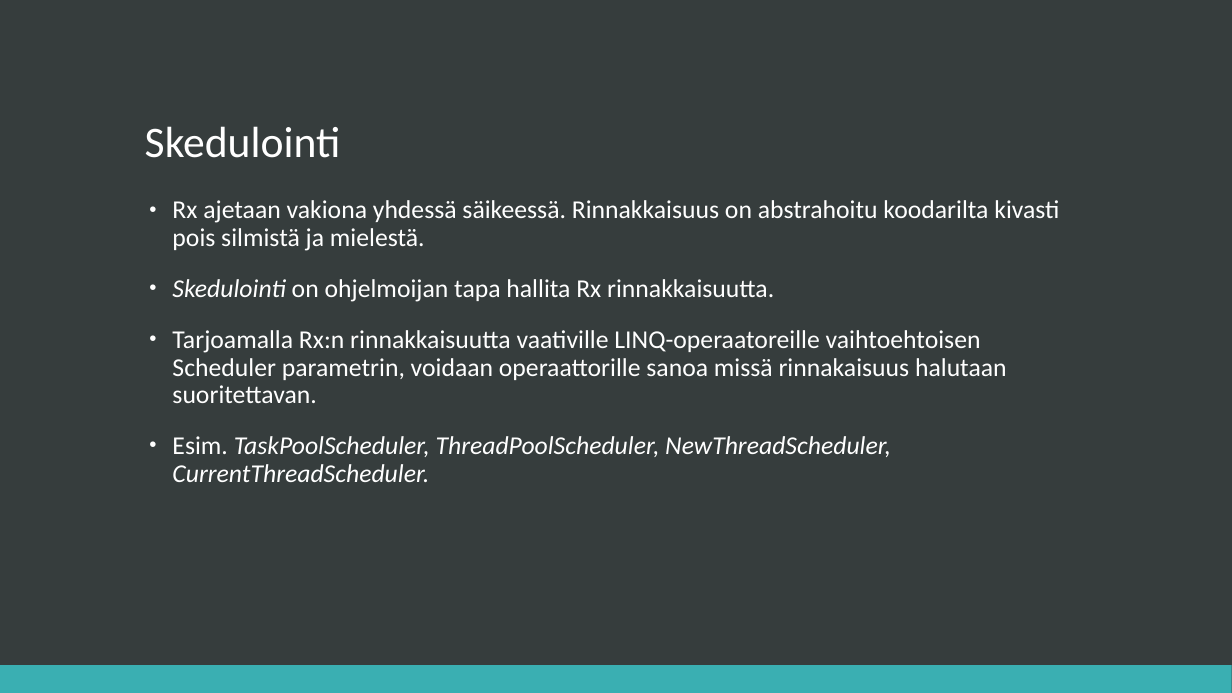
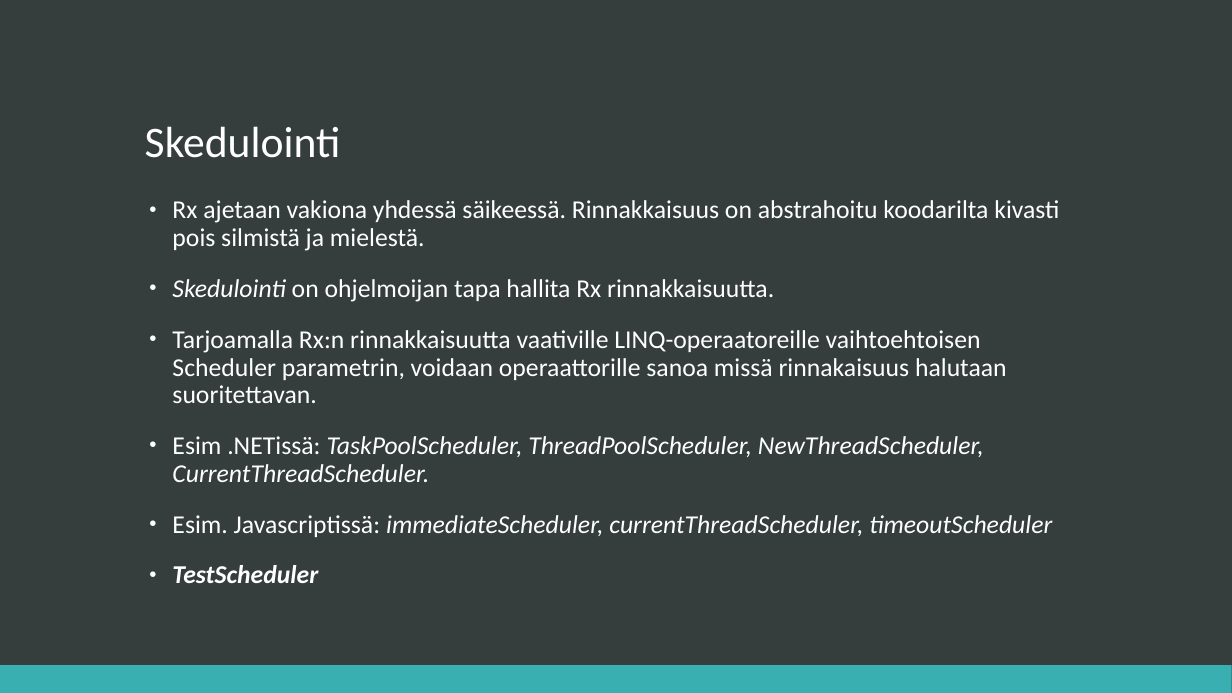
Before and after one commit to supertopi/RxWorkshop, a slide deck: slide 6 of EatechWorkshop_ReactiveExtensions.pptx. Drawn at 1232x693 pixels with LibreOffice and Linux fonts; fonts in the diff are those of the drawing. Boxes give left, top, right and bottom in pixels: in the first picture for what was removed or moved away, otherwise in the second. Text is boxed around its words. In the diff, an @@ line names an element or a change of style, - is before the commit and + after.

```diff
--- a/EatechWorkshop_ReactiveExtensions.pptx
+++ b/EatechWorkshop_ReactiveExtensions.pptx
@@ text at (172,436,1052,583): text changed @@
-• Esim. TaskPoolScheduler, ThreadPoolScheduler, NewThreadScheduler, CurrentThreadScheduler.
+• Esim .NETissä: TaskPoolScheduler, ThreadPoolScheduler, NewThreadScheduler, CurrentThreadScheduler.
+• Esim. Javascriptissä: immediateScheduler, currentThreadScheduler, timeoutScheduler
+• TestScheduler
```
Also in this commit, not shown: 4 other slides changed.
